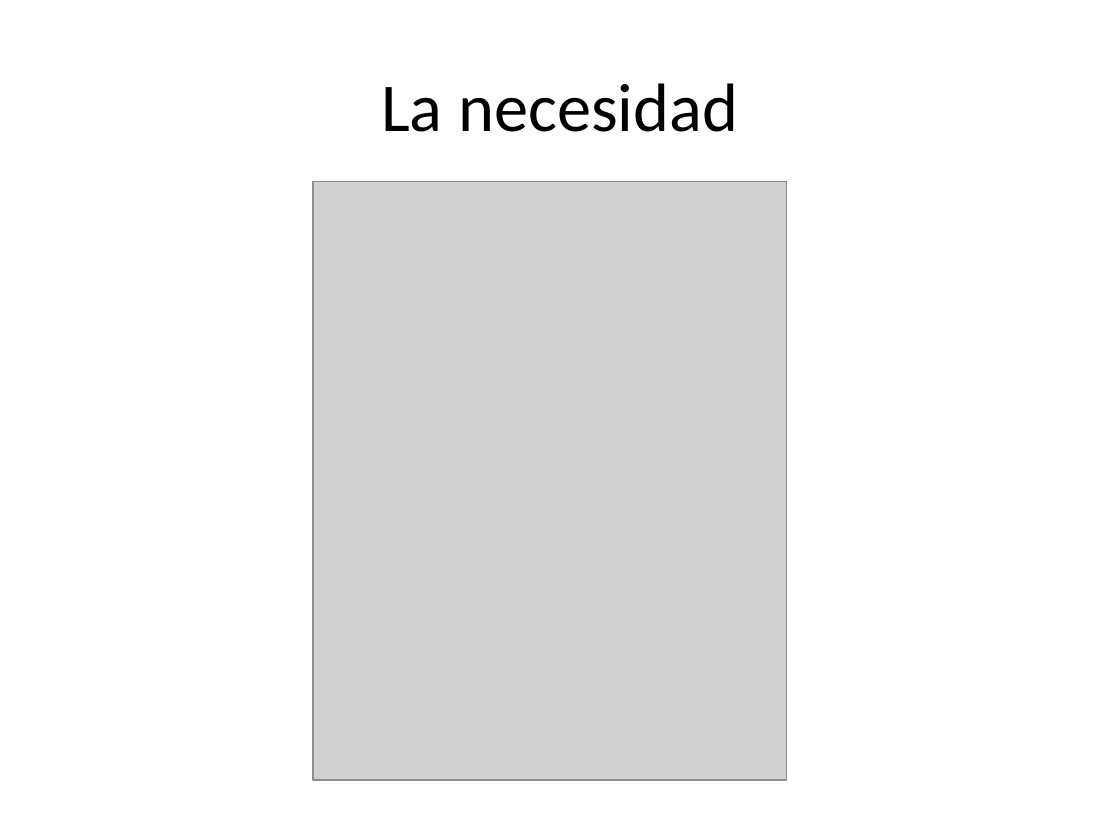
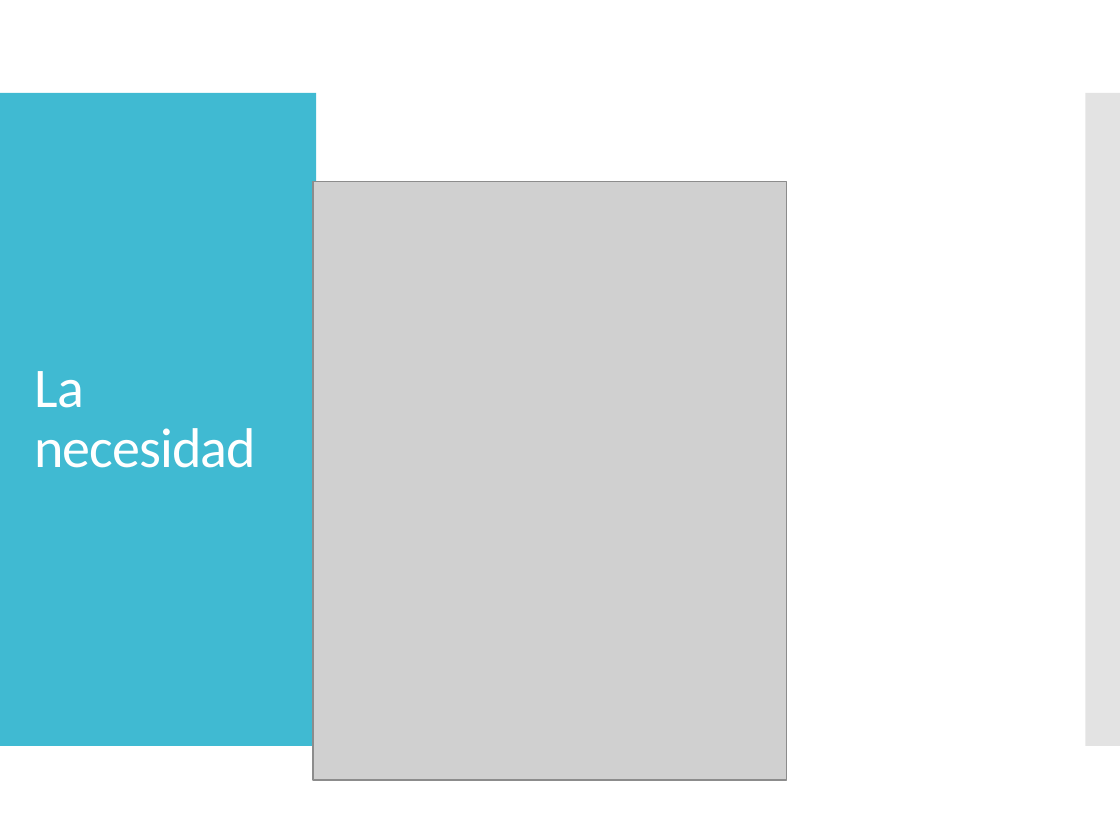
Before and after one commit to dschenkelman/taller-proyectos, a slide deck: slide 3 of Assets/Presentación negocio.pptx. Drawn at 1120x840 pixels with LibreOffice and Linux fonts; fonts in the diff are those of the drawing; grey boxes stand for pictures. Boxes give left, top, right and bottom in pixels: in the first picture for what was removed or moved away, otherwise in the second. Text is boxed around its words. In the diff, an @@ line names an element or a change of style, - is before the commit and + after.

```diff
--- a/Assets/Presentación negocio.pptx
+++ b/Assets/Presentación negocio.pptx
@@ rectangle added at [0,93,316,746], fill #40BAD2 @@
@@ rectangle added at [1085,93,1120,746], fill #C8C8C8 at 50% opacity @@
@@ title "La necesidad": place and size @@
-title "La necesidad" at [381,83,738,132]
+title "La necesidad" at [34,371,256,468]
@@ title "La necesidad" at [34,371,256,468]: size 44 to 36 pt, text colour #000000 to #FFFFFF, letter spacing 0 to -0.6 pt; alignment centre to left; line spacing 1 to 0.9 @@
```
Also in this commit, not shown: 11 other slides changed.
